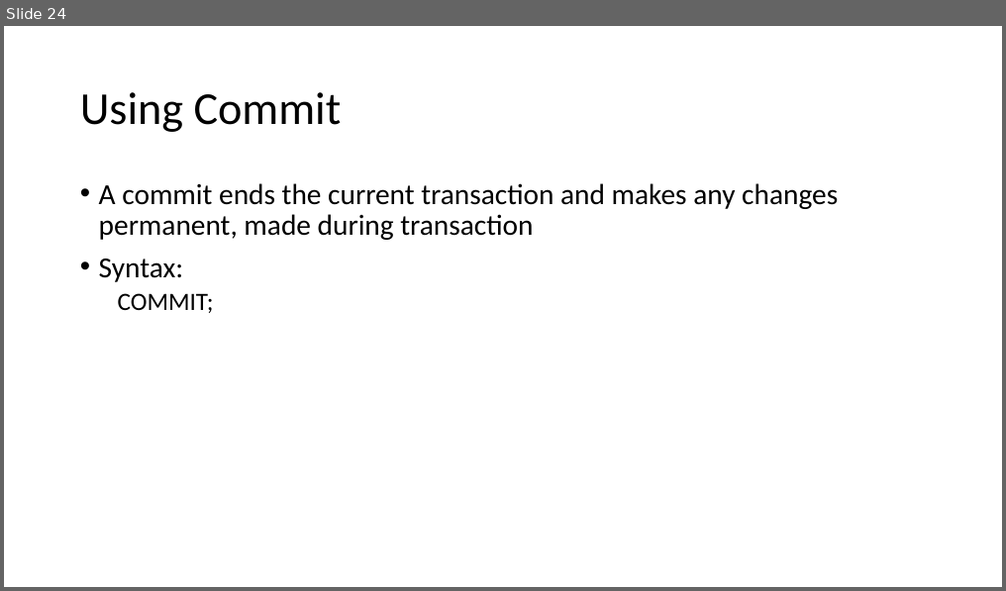
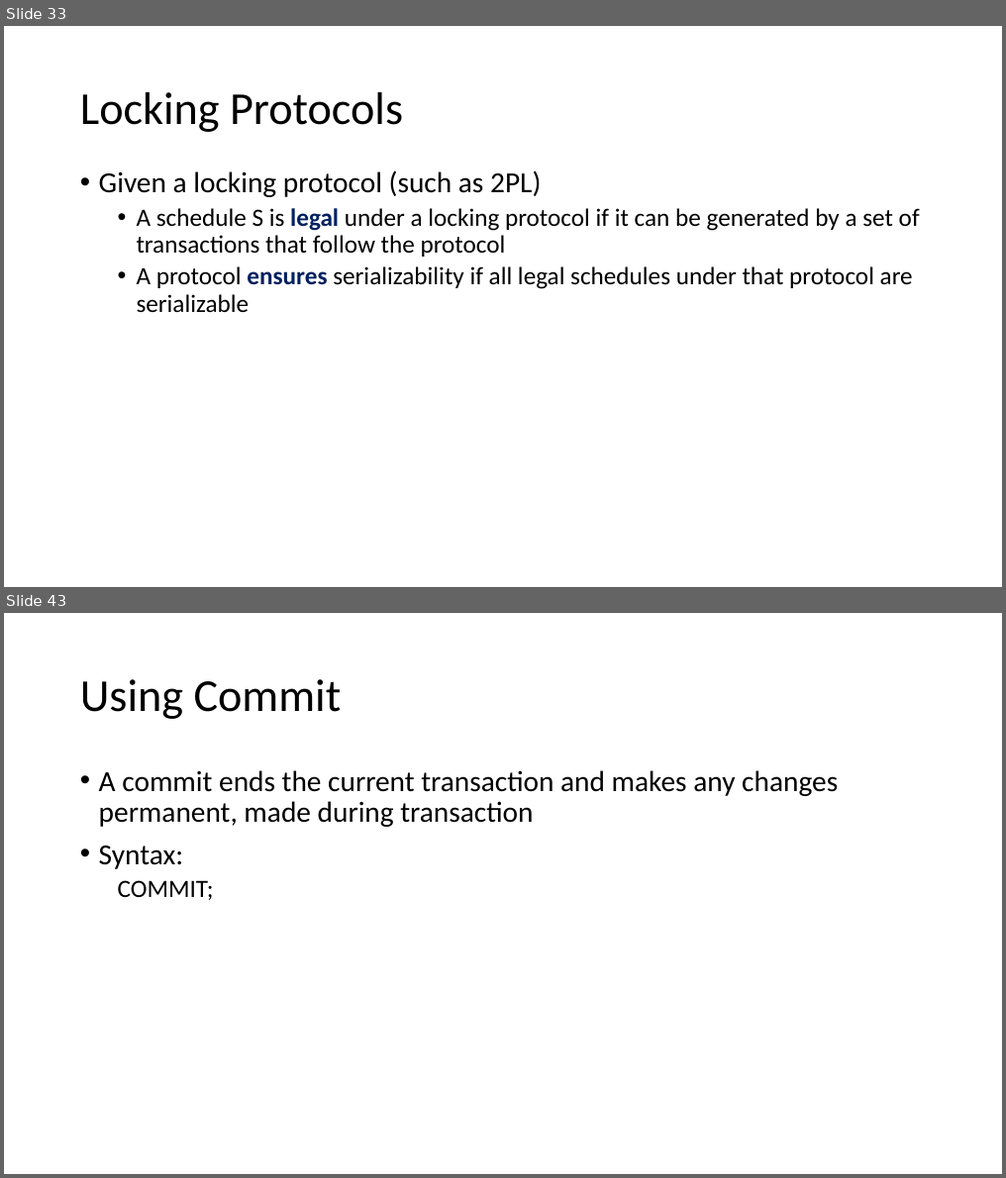
Before and after one commit to rahulgotrekiya/clg-backup, a slide deck: rdbms/SQL Plus/RDBMS_Sem-1/Unit-5/Transaction.pptx. Shown one above the other, each under a label of ours: slide 24 before the commit, slides 33 and 43 after it; the slides between them are not shown. The pictures are 1006x591 and 1006x1178 pixels, drawn with LibreOffice and Linux fonts; fonts in the diff are those of the drawing. Boxes give left, top, right and bottom in pixels: in the first picture for what was removed or moved away, otherwise in the second. Text is boxed around its words. In the diff, an @@ line names an element or a change of style, - is before the commit and + after.

```diff
--- a/rdbms/SQL Plus/RDBMS_Sem-1/Unit-5/Transaction.pptx
+++ b/rdbms/SQL Plus/RDBMS_Sem-1/Unit-5/Transaction.pptx
@@ slide 33 added at (4, 26, 1002, 587), background #FFFFFF @@
@@ title added at (80, 92, 403, 132), 44 pt, text #000000 @@
+Locking Protocols
@@ text added at (99, 171, 920, 313), 24 pt, text #000000 @@
+• Given a locking protocol (such as 2PL)
+  • A schedule S is legal under a locking protocol if it can be generated by a set of transactions that follow the protocol
+  • A protocol ensures serializability if all legal schedules under that protocol are serializable
@@ what was slide 24 is now slide 43 @@
```
Also in this commit, not shown: 25 other slides added, 1 slide removed, 36 other files.
